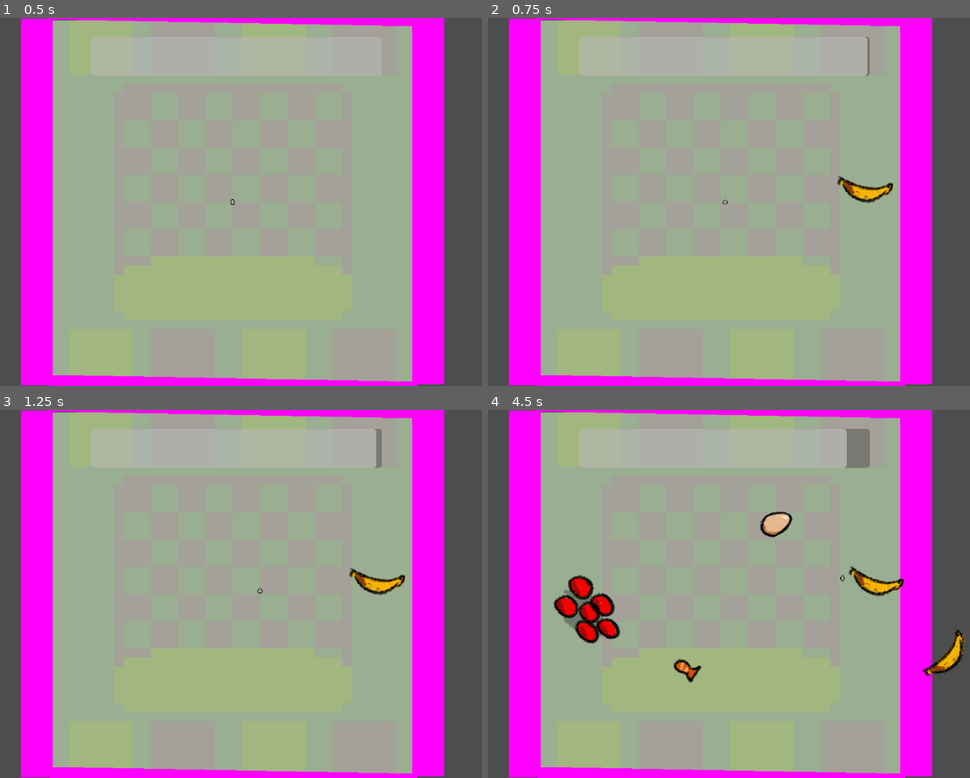
Above: before the commit, frames 1-4 (two rows, left to right).
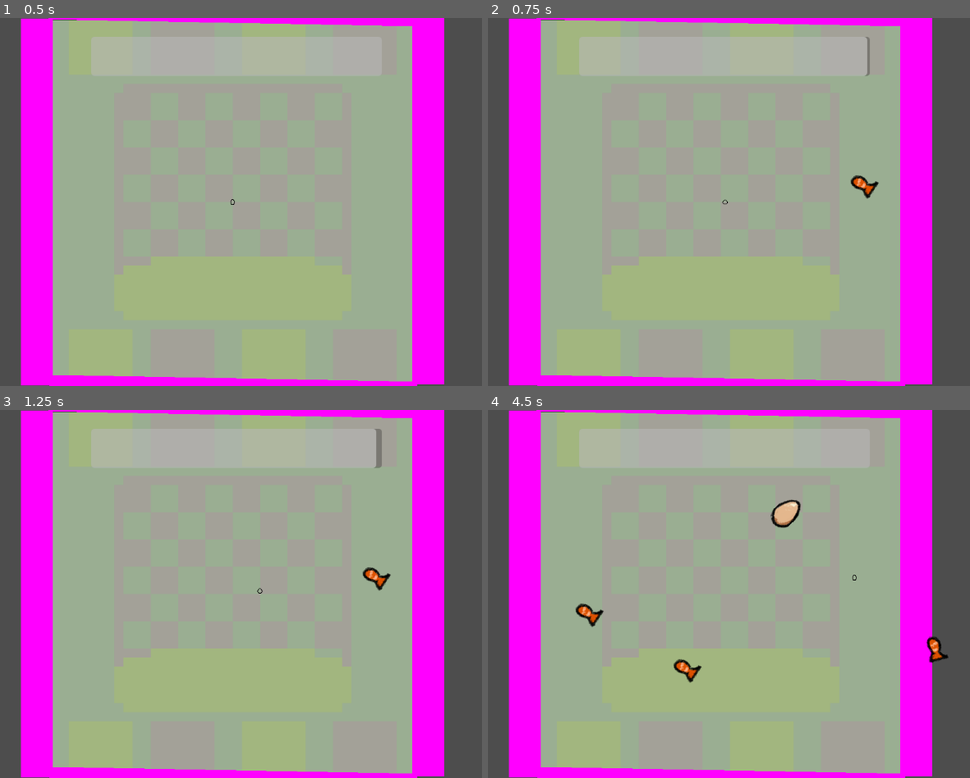
Above: after the commit, the same moments.

Repository: sixrobin/GMTK2024
Game: Godot game, scene res://game.tscn
The game is run twice, just before and just after one commit, with the same random seed, the same clock (stepped at 60 frames per second) and the same inputs.
Inputs (mouse positions are in pixels of both pictures, inside the frame that each line leads up to):
- Up to frame 1 (0.5 s): no input
- Up to frame 2 (0.75 s): tap Enter at 0.5 s; move the mouse to (863, 183) at 0.52 s; hold Space (SpawnObject) from 0.53 s (still down)
- Up to frame 3 (1.25 s): keep holding Space (SpawnObject)
- Up to frame 4 (4.5 s): move the mouse to (589, 612) at 1.27 s; release Space (SpawnObject) at 1.28 s; right-click (589, 612) at 1.35 s; tap Space (SpawnObject) at 1.55, 3.05 s; click (589, 612) at 2 s; move the mouse to (786, 513) at 2.02 s; hold Space (SpawnObject) 2.03-2.78 s; click (786, 513) at 2.75 s; move the mouse to (685, 667) at 2.77 s; click (685, 667) at 2.85 s; move the mouse to (916, 649) at 3.52 s; hold Space (SpawnObject) 3.53-4.28 s; click (916, 649) at 4.25 s; move the mouse to (521, 538) at 4.27 s; right-click (521, 538) at 4.35 s

Frame 1 is identical in both runs. In frame 2, 0.5% of the frame differs, in the area x 72-85%, y 42-51%; in frame 3, 0.5%; in frame 4, 3.5%, in the area x 13-99%, y 5-73%.

Commit message:
adding spawn on click

Diff:
--- a/prefabs/cursor.tscn
+++ b/prefabs/cursor.tscn
@@ -1,10 +1,14 @@
-[gd_scene load_steps=3 format=3 uid="uid://bhpyndspvoo28"]
+[gd_scene load_steps=5 format=3 uid="uid://bhpyndspvoo28"]
 
 [ext_resource type="Script" path="res://scripts/cursor.gd" id="1_udoxx"]
-[ext_resource type="PackedScene" uid="uid://bmjbq1lnvltth" path="res://prefabs/debug_object_spawner.tscn" id="2_jkmac"]
+[ext_resource type="PackedScene" uid="uid://c5w20knbajgvs" path="res://prefabs/objects/foods/egg.tscn" id="3_q4l80"]
+[ext_resource type="PackedScene" uid="uid://c8d8hvhsmtjkj" path="res://prefabs/objects/foods/fish.tscn" id="4_8a2ug"]
+[ext_resource type="Script" path="res://scripts/objects/objectSpawner.gd" id="4_tkupw"]
 
 [node name="Cursor" type="Node2D" node_paths=PackedStringArray("debug_object_spawner")]
 script = ExtResource("1_udoxx")
 debug_object_spawner = NodePath("DebugObjectSpawner")
 
-[node name="DebugObjectSpawner" parent="." instance=ExtResource("2_jkmac")]
+[node name="DebugObjectSpawner" type="Node" parent="."]
+script = ExtResource("4_tkupw")
+prefabs = Array[PackedScene]([ExtResource("3_q4l80"), ExtResource("4_8a2ug")])
--- a/prefabs/debug_object_spawner.tscn
+++ /dev/null
@@ -1,12 +0,0 @@
-[gd_scene load_steps=7 format=3 uid="uid://bmjbq1lnvltth"]
-
-[ext_resource type="Script" path="res://scripts/objects/objectSpawner.gd" id="1_f27bq"]
-[ext_resource type="PackedScene" uid="uid://bpkjl0jejj4r0" path="res://prefabs/objects/banana.tscn" id="2_cialb"]
-[ext_resource type="PackedScene" uid="uid://b5yorlh5s1xfc" path="res://prefabs/objects/tomato.tscn" id="3_2qn80"]
-[ext_resource type="PackedScene" uid="uid://c5w20knbajgvs" path="res://prefabs/objects/foods/egg.tscn" id="4_v2snc"]
-[ext_resource type="PackedScene" uid="uid://c8d8hvhsmtjkj" path="res://prefabs/objects/foods/fish.tscn" id="5_tvew7"]
-[ext_resource type="PackedScene" uid="uid://bogsjx7shaanv" path="res://prefabs/objects/foods/plantes.tscn" id="6_fflhe"]
-
-[node name="DebugObjectSpawner" type="Node2D"]
-script = ExtResource("1_f27bq")
-OBJECT_PREFABS = Array[PackedScene]([ExtResource("2_cialb"), ExtResource("3_2qn80"), ExtResource("4_v2snc"), ExtResource("5_tvew7"), ExtResource("6_fflhe")])
--- a/prefabs/objects/foods/egg.tscn
+++ b/prefabs/objects/foods/egg.tscn
@@ -1,7 +1,10 @@
-[gd_scene load_steps=5 format=3 uid="uid://c5w20knbajgvs"]
+[gd_scene load_steps=8 format=3 uid="uid://c5w20knbajgvs"]
 
 [ext_resource type="Script" path="res://scripts/objects/objectOfInterest.gd" id="1_lbwer"]
 [ext_resource type="Texture2D" uid="uid://cth7oaq5g1xgb" path="res://textures/environment/Egg.png" id="2_dd1uc"]
+[ext_resource type="Script" path="res://scripts/objects/objectSpawner.gd" id="3_ctchy"]
+[ext_resource type="Script" path="res://scripts/objects/object_on_click_handler.gd" id="3_ycjpr"]
+[ext_resource type="PackedScene" uid="uid://c8d8hvhsmtjkj" path="res://prefabs/objects/foods/fish.tscn" id="4_smhqx"]
 
 [sub_resource type="RectangleShape2D" id="RectangleShape2D_kfbe5"]
 size = Vector2(31.8198, 40.3051)
@@ -9,12 +12,14 @@
 [sub_resource type="CircleShape2D" id="CircleShape2D_702al"]
 radius = 34.0
 
-[node name="Object" type="RigidBody2D"]
+[node name="Object" type="RigidBody2D" node_paths=PackedStringArray("on_click_handler")]
 script = ExtResource("1_lbwer")
 priority = 10
+attractive = false
 interact_duration = 1.0
 growth_value = 25.0
 restored_hunger = 50.0
+on_click_handler = NodePath("ClickHandler")
 
 [node name="Sprite2D" type="Sprite2D" parent="."]
 position = Vector2(-1.19209e-07, 0)
@@ -31,4 +36,15 @@
 [node name="CollisionShape2D" type="CollisionShape2D" parent="Area2D"]
 shape = SubResource("CircleShape2D_702al")
 
+[node name="ClickHandler" type="Node" parent="." node_paths=PackedStringArray("parent", "object_spawner")]
+script = ExtResource("3_ycjpr")
+parent = NodePath("..")
+object_spawner = NodePath("ObjectSpawner")
+
+[node name="ObjectSpawner" type="Node" parent="ClickHandler"]
+script = ExtResource("3_ctchy")
+amount_to_spawn = 3
+quantity = 8
+prefabs = Array[PackedScene]([ExtResource("4_smhqx")])
+
 [connection signal="body_entered" from="Area2D" to="." method="_on_area_2d_body_entered"]
--- a/scripts/objects/objectOfInterest.gd
+++ b/scripts/objects/objectOfInterest.gd
@@ -15,6 +15,9 @@
 @export var restored_hunger: float = 0
 @export var speed_modifier: SpeedModifier = null
 
+#ON CLICK
+@export var on_click_handler : ObjectOnClickHandler
+
 func _ready() -> void:
 	if attractive:
 		ObjectManager.register_object(self)
@@ -29,7 +32,7 @@
 	is_being_interacted = true
 
 func on_click():
-	print("Clicked!")
+	self.on_click_handler.onClick()
 
 func apply():
 	if stun_resource:
--- a/scripts/objects/objectSpawner.gd
+++ b/scripts/objects/objectSpawner.gd
@@ -1,9 +1,17 @@
-extends Node2D
+extends Node
 class_name ObjectSpawner
 
-@export var OBJECT_PREFABS: Array[PackedScene] = []
+@export var amount_to_spawn: int = 1
+@export var quantity: int = -1
+@export var prefabs: Array[PackedScene] = []
+
+var spawned_amount: int = 0
 
 func spawn_object(position: Vector2, parent: Node):
-	var object : Object = OBJECT_PREFABS.pick_random().instantiate()
-	object.global_position = position
-	parent.add_child(object)
+	for i in amount_to_spawn:
+		if quantity > 0 and spawned_amount > quantity:
+			return
+		var object : Object = prefabs.pick_random().instantiate()
+		parent.add_child(object)
+		object.global_position = position
+		spawned_amount += 1
--- /dev/null
+++ b/scripts/objects/object_on_click_handler.gd
@@ -0,0 +1,19 @@
+extends Node
+class_name ObjectOnClickHandler
+
+@export var parent: Node2D = null
+@export var click_needed: int = 1
+
+@export var object_spawner: ObjectSpawner = null
+
+var current_click_count: int = 0
+
+func onClick():
+	current_click_count += 1
+	if current_click_count >= click_needed:
+		self.applyClickResult()
+		current_click_count = 0
+
+func applyClickResult():
+	if object_spawner:
+		object_spawner.spawn_object(self.parent.global_position, self.parent)
